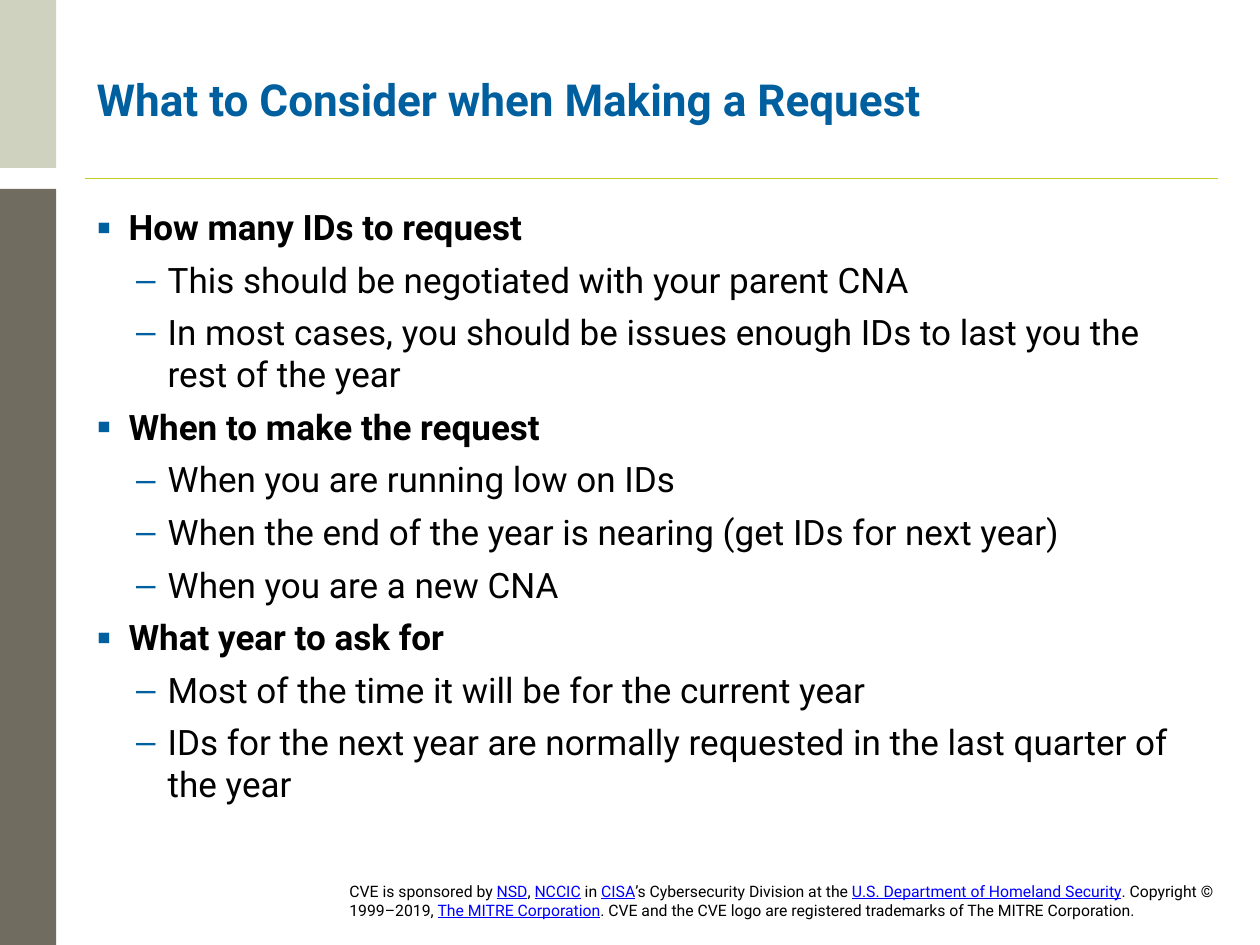
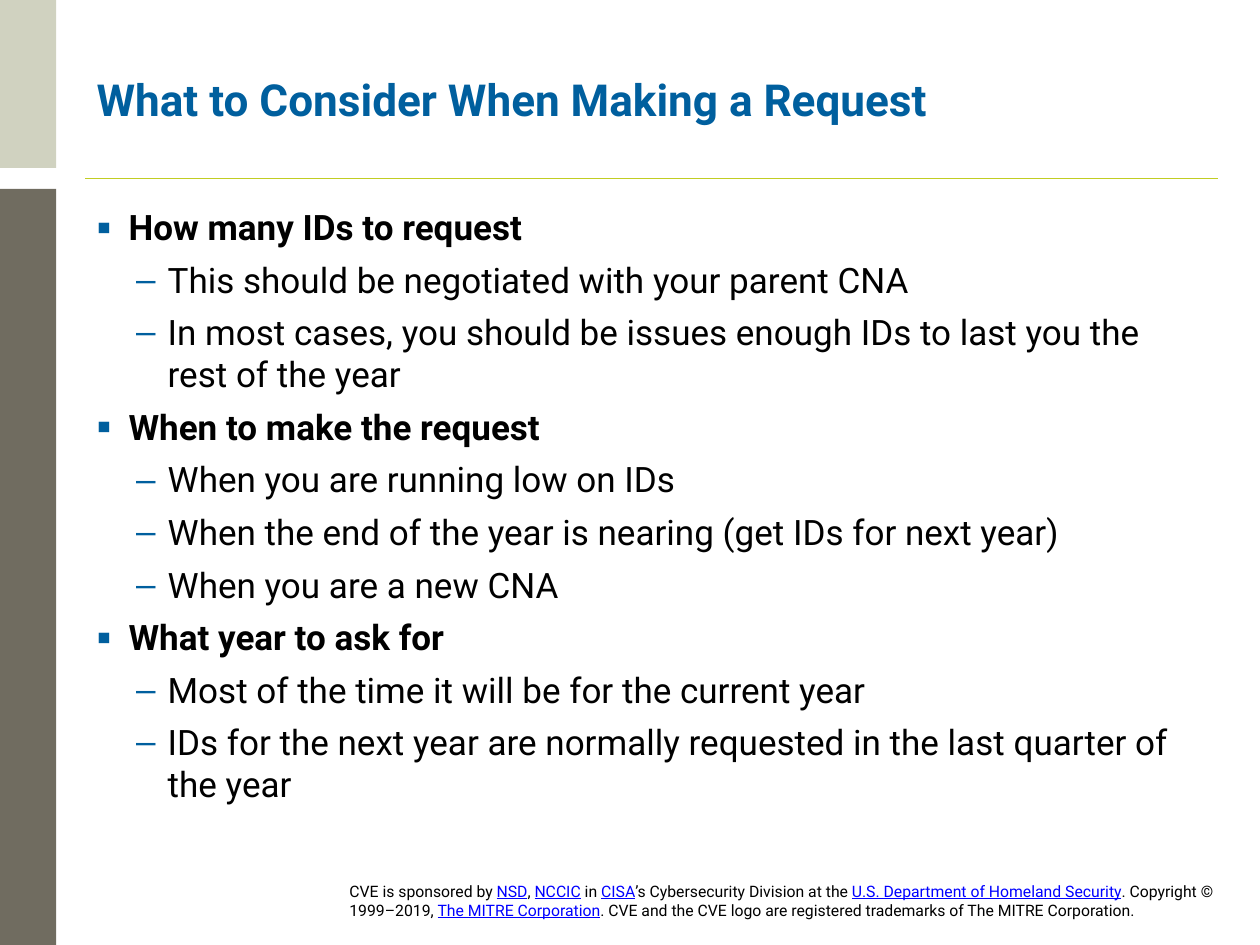
Before and after one commit to CVEProject/cveproject.github.io, a slide deck: slide 12 of docs/cna/CNA_Processes.pptx. Drawn at 1260x945 pixels with LibreOffice and Linux fonts; fonts in the diff are those of the drawing; background and template pictures are left out. Boxes give left, top, right and bottom in pixels: in the first picture for what was removed or moved away, otherwise in the second. Text is boxed around its words. In the diff, an @@ line names an element or a change of style, - is before the commit and + after.

```diff
--- a/docs/cna/CNA_Processes.pptx
+++ b/docs/cna/CNA_Processes.pptx
@@ title at [97,83,927,125]: text changed @@
-What to Consider when Making a Request
+What to Consider When Making a Request
```
Also in this commit, not shown: 14 other slides changed.
